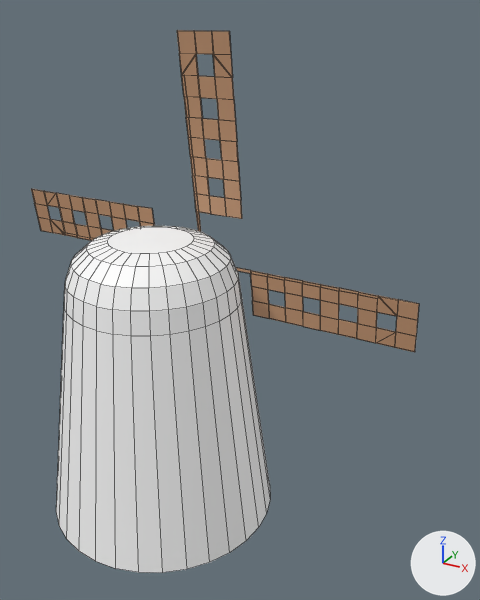
An edit to the Blender file Blender/farm.blend, drawn before and after from the same camera.
The view is the same before and after, from a 50 mm lens placed at (0.211, -0.345, 0.289), pointed at (0.031, -0.018, 0.125). Arrows for +X, +Y and +Z are at lower right; the lights stay in place. Mesh edges are drawn as thin lines.
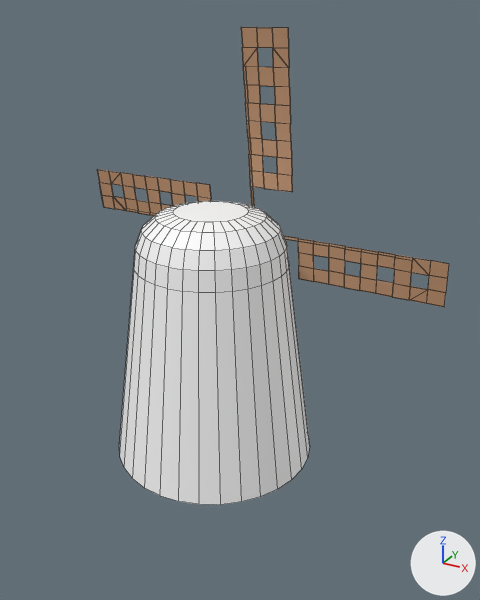
Where the newer file only moved an object's origin or applied its transform, the numbers keep the older frame.

What differs and where, as boxes (x1, y1, x2, y2) in the pictures (480 x 600 px):
'Cylinder', mesh moved: before (56, 226, 270, 573); after (120, 201, 310, 505)
'Plane', mesh moved: before (31, 30, 419, 352); after (97, 27, 449, 307)

Patch to the scene script:
```diff
--- a/Blender/farm.blend.py
+++ b/Blender/farm.blend.py
@@ me_cylinder @@
 me_cylinder.from_pydata(...)  # 192 vertices, 162 faces; spans x -0.1..0.1, y -0.1..0.1, z 0.0..0.25
 # used by ob_cylinder; location = (0.0, -0.0637, 0.0001); scale = (0.689, 0.689, 0.689)
+# me_cylinder part 1: the whole mesh is moved by (0.0, 0.092, 0.0)
 me_cylinder.materials.append(mat_windmill_white)
@@ me_plane @@
 me_plane.from_pydata(...)  # 400 vertices, 436 faces; spans x -0.198..0.199, y -0.028..0.027, z -0.197..0.196
 # used by ob_plane; location = (0.0, -0.0117, 0.1426); scale = (0.689, 0.689, 0.689)
+# me_plane part 2: the whole mesh is moved by (0.0, 0.102, 0.0)
 me_plane.materials.append(mat_wood_brown)
```
